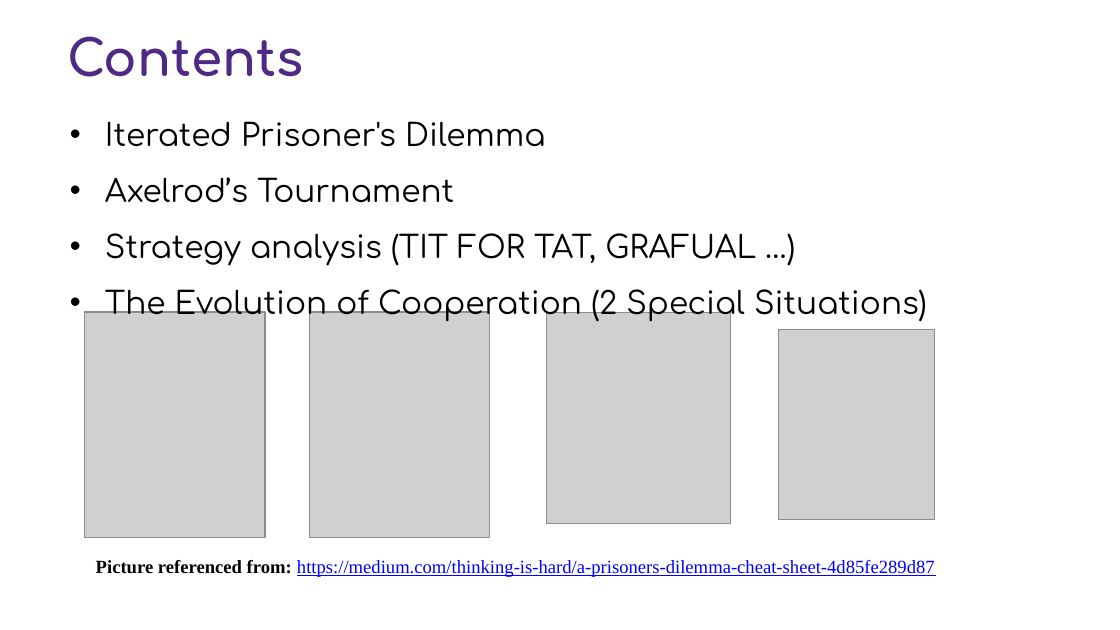
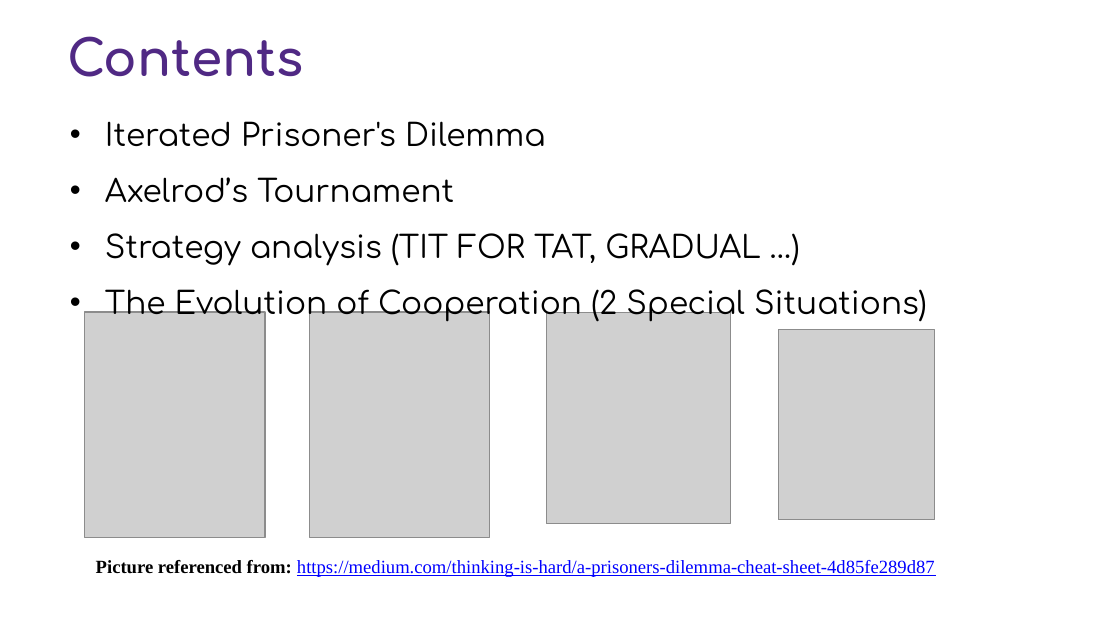
Before and after one commit to GuoJiaqi-1020/Code-recording-NU, a slide deck: slide 2 of Game Theory and Networked Systems_495/Final_Project/game_theory.pptx. Drawn at 1120x630 pixels with LibreOffice and Linux fonts; fonts in the diff are those of the drawing; grey boxes stand for pictures; background and template pictures are left out. Boxes give left, top, right and bottom in pixels: in the first picture for what was removed or moved away, otherwise in the second. Text is boxed around its words. In the diff, an @@ line names an element or a change of style, - is before the commit and + after.

```diff
--- a/Game Theory and Networked Systems_495/Final_Project/game_theory.pptx
+++ b/Game Theory and Networked Systems_495/Final_Project/game_theory.pptx
@@ text at <box>105,233,761,266</box>: text changed @@
-• Strategy analysis (TIT FOR TAT, GRAFUAL …)
+• Strategy analysis (TIT FOR TAT, GRADUAL …)
```
Also in this commit, not shown: 9 other slides changed, 2 other files.
